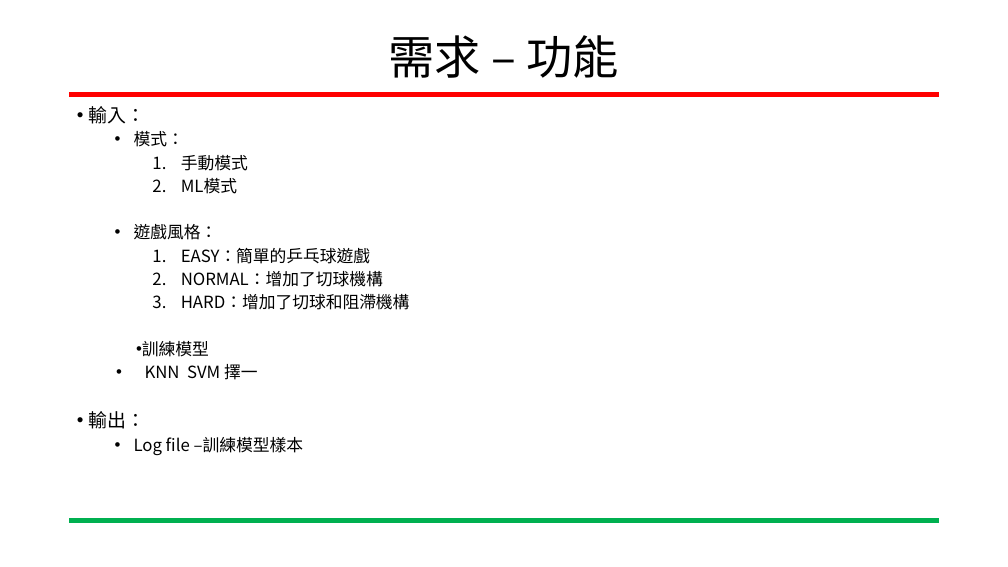
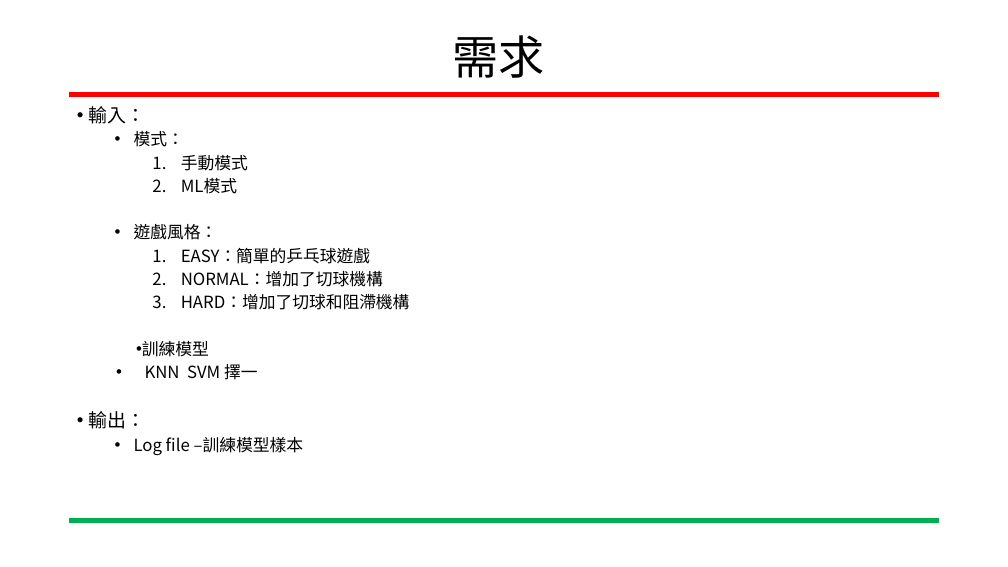
Before and after one commit to kuan1999/MLGame, a slide deck: slide 4 of 機器學習HW4官20201117.pptx (slide 5 before the commit). Drawn at 1008x567 pixels with LibreOffice and Linux fonts; fonts in the diff are those of the drawing; background and template pictures are left out. Boxes give left, top, right and bottom in pixels: in the first picture for what was removed or moved away, otherwise in the second. Text is boxed around its words. In the diff, an @@ line names an element or a change of style, - is before the commit and + after.

```diff
--- a/機器學習HW4官20201117.pptx
+++ b/機器學習HW4官20201117.pptx
@@ title at (453, 35, 545, 78): text changed @@
-需求 – 功能
+需求
```
Also in this commit, not shown: 4 other slides changed, 1 slide removed.
